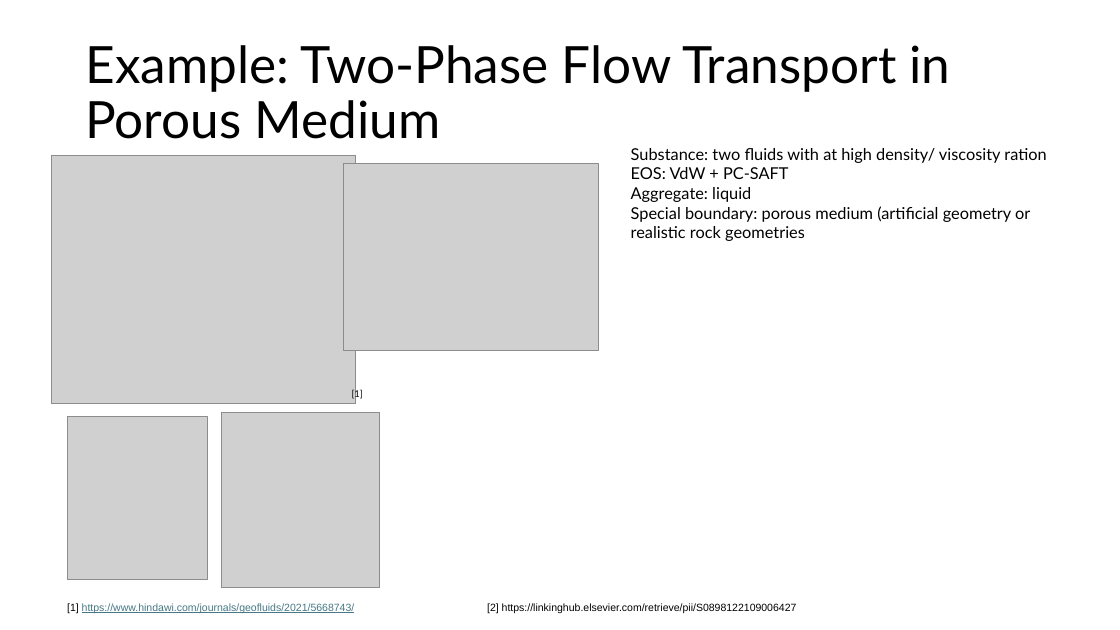
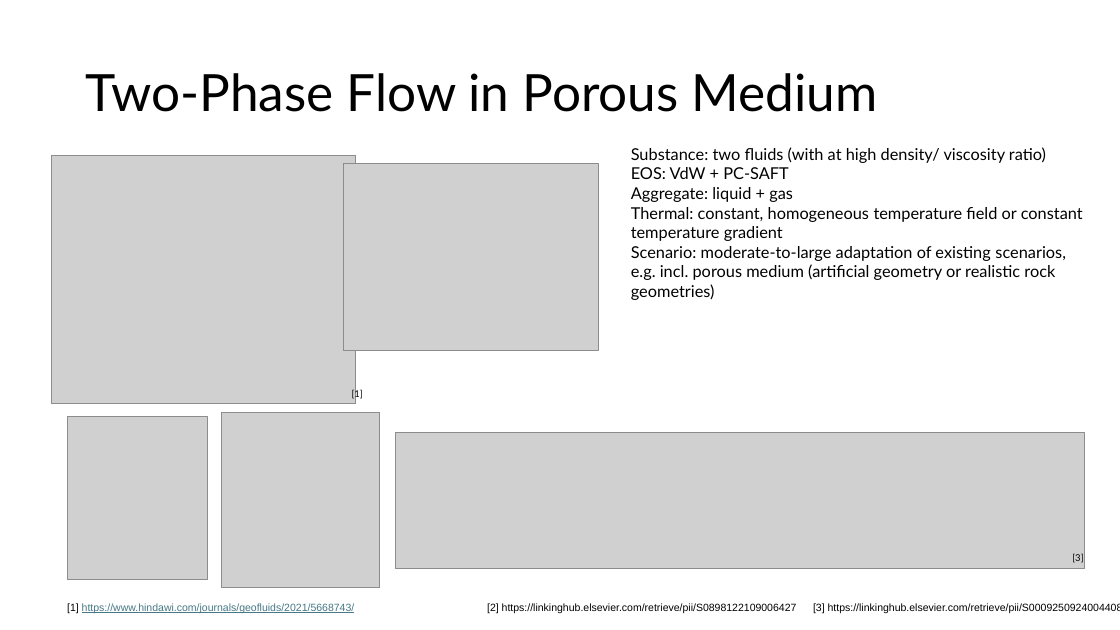
Before and after one commit to XueqiZ/JAX-LaB-MicTherm, a slide deck: slide 12 of MicTherm – LBM Coupling Idea.pptx (slide 8 before the commit). Drawn at 1120x630 pixels with LibreOffice and Linux fonts; fonts in the diff are those of the drawing; grey boxes stand for pictures. Boxes give left, top, right and bottom in pixels: in the first picture for what was removed or moved away, otherwise in the second. Text is boxed around its words. In the diff, an @@ line names an element or a change of style, - is before the commit and + after.

Commit message:
Modify viscous fingering example

```diff
--- a/MicTherm – LBM Coupling Idea.pptx
+++ b/MicTherm – LBM Coupling Idea.pptx
@@ title at <box>85,73,878,112</box>: text changed @@
-Example: Two-Phase Flow Transport in Porous Medium
+Two-Phase Flow in Porous Medium
@@ text at <box>631,147,1046,163</box>: text changed @@
-Substance: two fluids with at high density/ viscosity ration
+Substance: two fluids (with at high density/ viscosity ratio)
@@ text at <box>631,187,1083,300</box>: text changed @@
-Aggregate: liquid
-Special boundary: porous medium (artificial geometry or realistic rock geometries
+Aggregate: liquid + gas
+Thermal: constant, homogeneous temperature field or constant temperature gradient
+Scenario: moderate-to-large adaptation of existing scenarios, e.g. incl. porous medium (artificial geometry or realistic rock geometries)
@@ picture added at <box>396,433,1085,568</box> @@
@@ text added at <box>1072,554,1083,563</box>, 14 pt, text #000000 @@
+[3]
@@ text added at <box>813,603,1120,614</box>, 9 pt, text #000000 @@
+[3] https://linkinghub.elsevier.com/retrieve/pii/S0009250924004408
```
Also in this commit, not shown: 6 other slides changed, 4 slides added, 1 slide removed, 16 other files.
